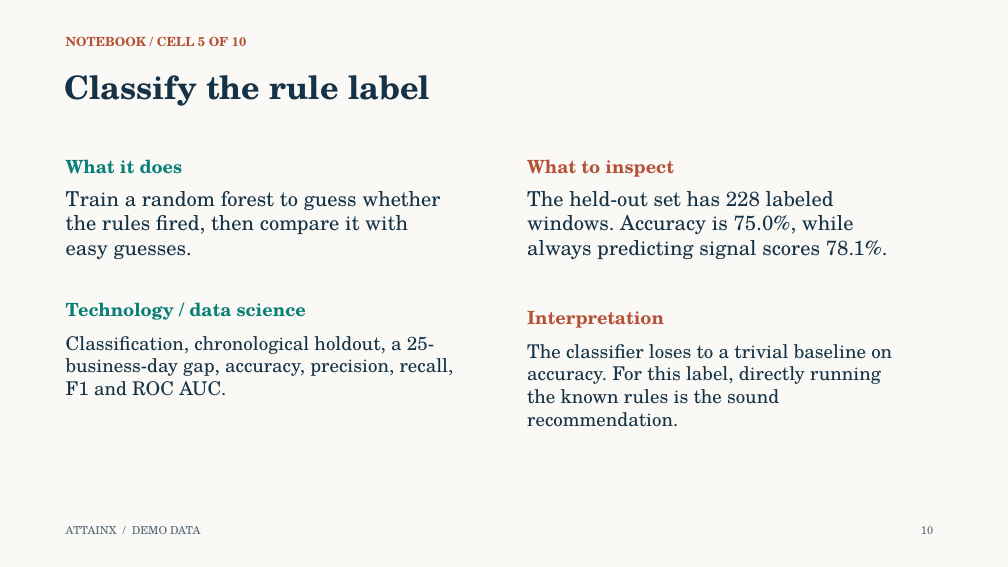
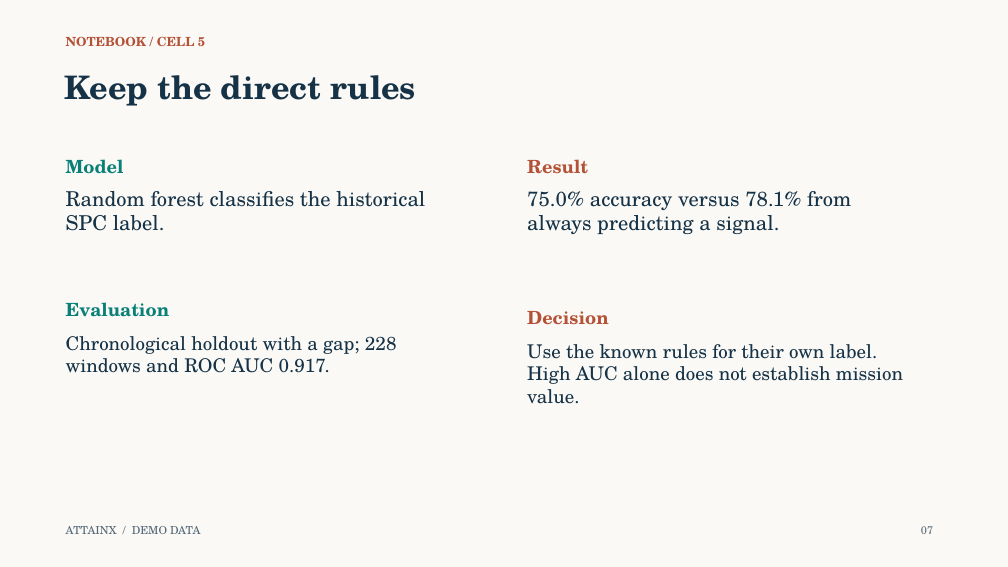
Before and after one commit to 0xpvtrickbateman/SPC-ML-Demo, a slide deck: slide 7 of docs/SPC_ML_Demo_Walkthrough_Ready.pptx (slide 10 before the commit). Drawn at 1008x567 pixels with LibreOffice and Linux fonts; fonts in the diff are those of the drawing. Boxes give left, top, right and bottom in pixels: in the first picture for what was removed or moved away, otherwise in the second. Text is boxed around its words. In the diff, an @@ line names an element or a change of style, - is before the commit and + after.

```diff
--- a/docs/SPC_ML_Demo_Walkthrough_Ready.pptx
+++ b/docs/SPC_ML_Demo_Walkthrough_Ready.pptx
@@ text at (x1=66, y1=36, x2=205, y2=46): text changed @@
-NOTEBOOK / CELL 5 OF 10
+NOTEBOOK / CELL 5
@@ text at (x1=64, y1=75, x2=417, y2=106): text changed @@
-Classify the rule label
+Keep the direct rules
@@ text at (x1=66, y1=159, x2=124, y2=174): text changed @@
-What it does
+Model
@@ text at (x1=527, y1=159, x2=588, y2=174): text changed @@
-What to inspect
+Result
@@ text at (x1=66, y1=191, x2=425, y2=231): text changed @@
-Train a random forest to guess whether the rules fired, then compare it with easy guesses.
+Random forest classifies the historical SPC label.
@@ text at (x1=527, y1=191, x2=851, y2=234): text changed @@
-The held-out set has 228 labeled windows. Accuracy is 75.0%, while always predicting signal scores 78.1%.
+75.0% accuracy versus 78.1% from always predicting a signal.
@@ text at (x1=66, y1=302, x2=170, y2=317): text changed @@
-Technology / data science
+Evaluation
@@ text at (x1=527, y1=311, x2=609, y2=325): text changed @@
-Interpretation
+Decision
@@ text at (x1=66, y1=336, x2=397, y2=373): text changed @@
-Classification, chronological holdout, a 25-business-day gap, accuracy, precision, recall, F1 and ROC AUC.
+Chronological holdout with a gap; 228 windows and ROC AUC 0.917.
@@ text at (x1=527, y1=344, x2=903, y2=404): text changed @@
-The classifier loses to a trivial baseline on accuracy. For this label, directly running the known rules is the sound recommendation.
+Use the known rules for their own label. High AUC alone does not establish mission value.
@@ text at (x1=921, y1=526, x2=933, y2=534): text changed @@
-10
+07
```
Also in this commit, not shown: 14 other slides changed, 7 slides added, 7 slides removed, 13 other files.
